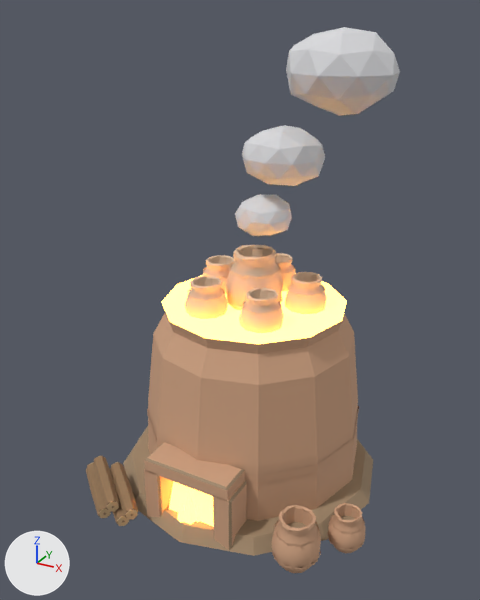
What one commit did to the glTF model assets/3d/models/w3d_kiln_working.glb.
One viewpoint serves both versions: a 50 mm lens placed at (1.75, -3.32, 2.86), pointed at (0.0, -0.13, 1.26). Every picture has the same lights, and +X, +Y and +Z are marked at lower left. The picture after the commit comes second.

The first picture shows 'w3d_kiln_working'.
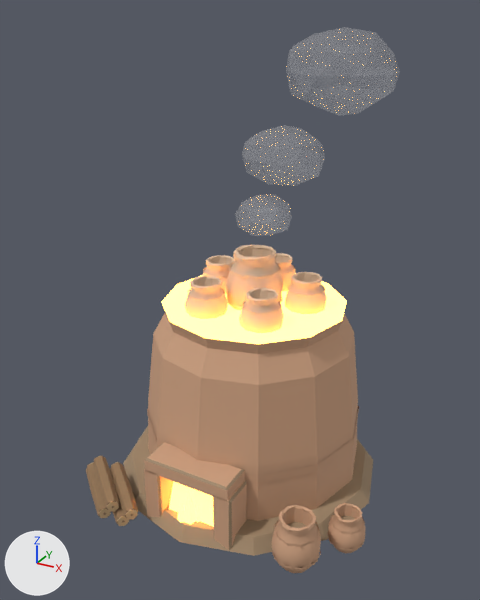
The change, as JSON lines over the scene's bpy script:
```json
{"op": "set", "path": "mat_snow.alpha", "old": "1.0", "new": "0.16"}
```

Where the change shows, as pixel boxes [x1, y1, x2, y2] in the pictures (480 x 600 px):
```json
{"object": "w3d_kiln_working", "change": "surface changed", "before": [235, 27, 400, 284], "after": [235, 27, 400, 284]}
```
